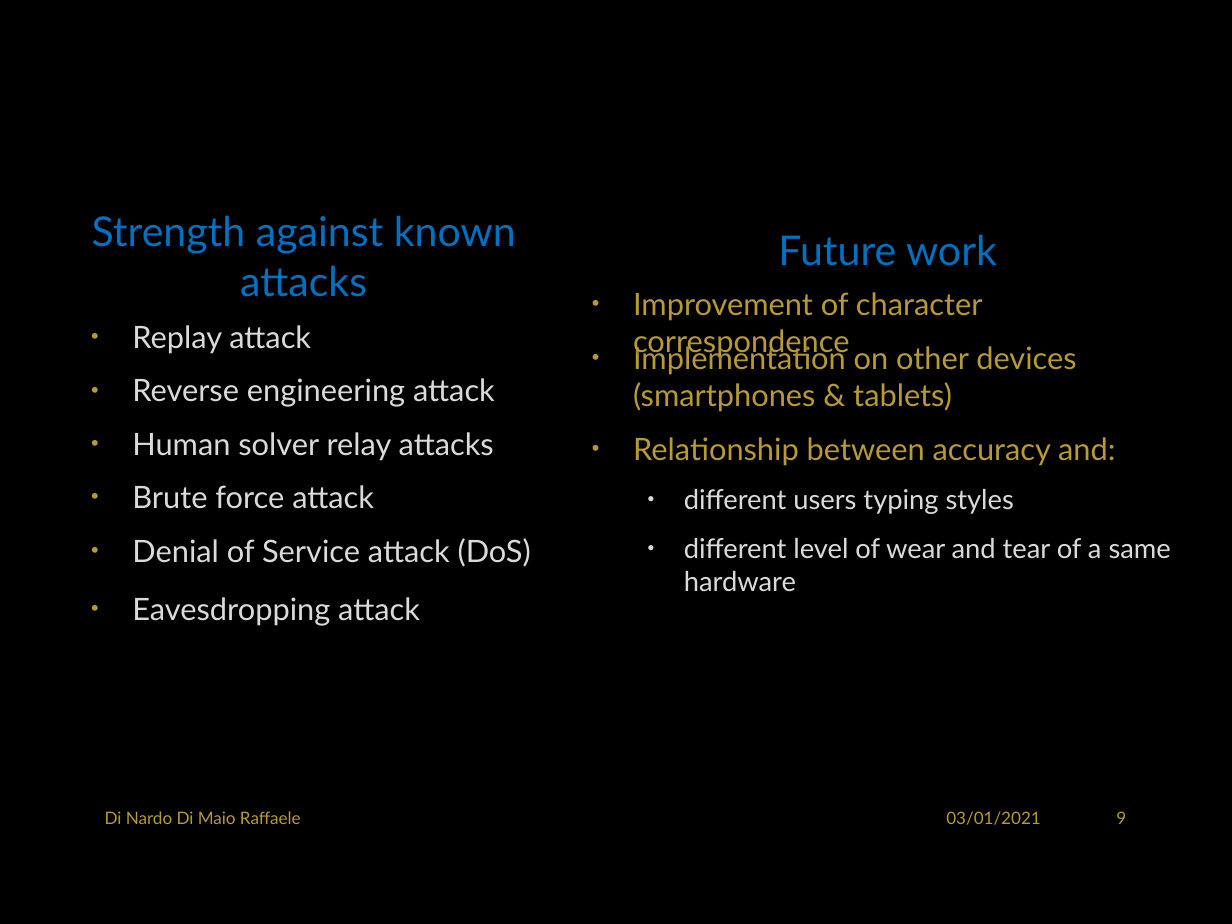
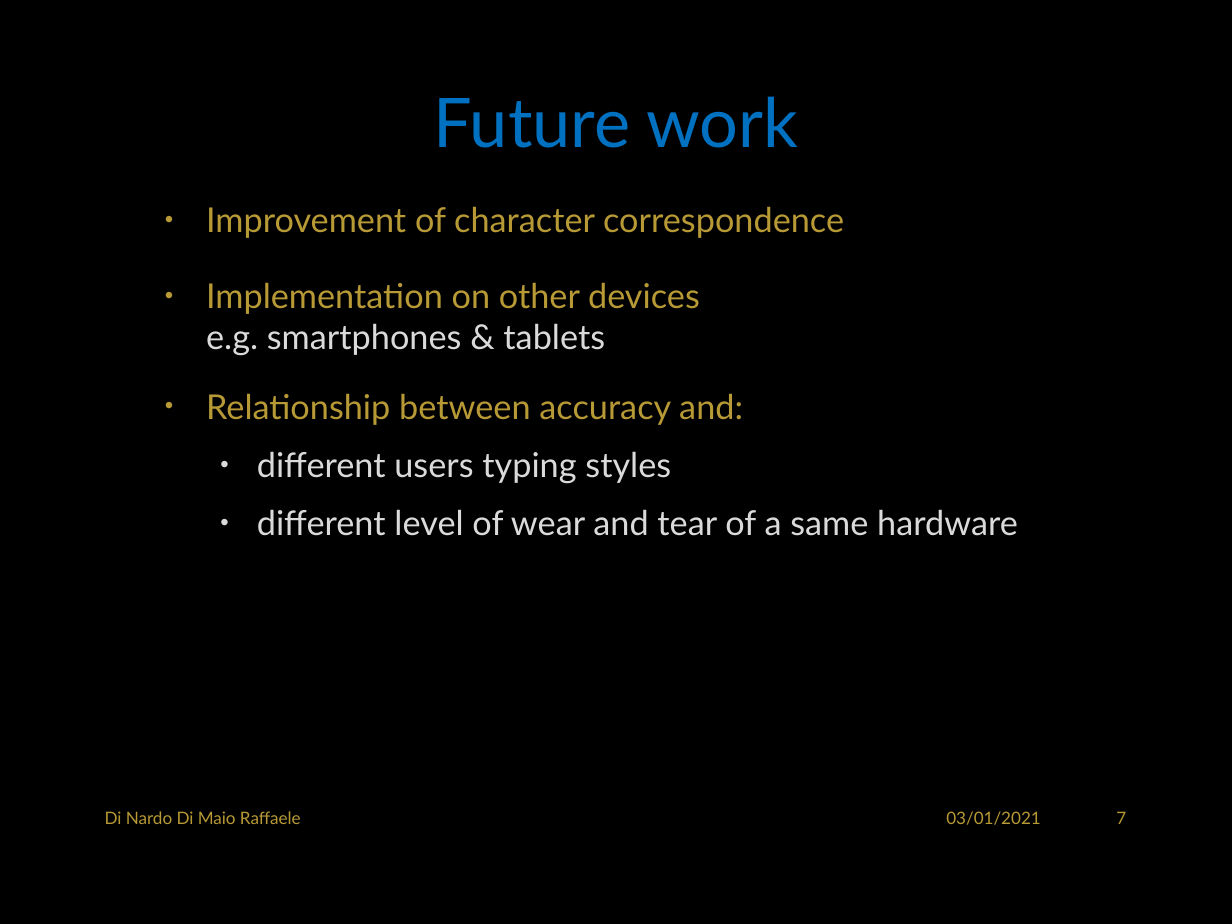
Before and after one commit to RaffaDNDM/AcCAPPCHA, a slide deck: slide 8 of Thesis/AcCAPPCHA.pptx (slide 10 before the commit). Drawn at 1232x924 pixels with LibreOffice and Linux fonts; fonts in the diff are those of the drawing; background and template pictures are left out. Boxes give left, top, right and bottom in pixels: in the first picture for what was removed or moved away, otherwise in the second. Text is boxed around its words. In the diff, an @@ line names an element or a change of style, - is before the commit and + after.

```diff
--- a/Thesis/AcCAPPCHA.pptx
+++ b/Thesis/AcCAPPCHA.pptx
@@ title "Future work": place and size @@
-title "Future work" at (778, 234, 997, 266)
+title "Future work" at (434, 96, 798, 148)
@@ title "Future work" at (434, 96, 798, 148): size 24 to 40 pt @@
@@ text "Improvement of character correspondence": place and size @@
-text "Improvement of character correspondence" at (633, 292, 983, 358)
+text "Improvement of character correspondence" at (206, 206, 844, 238)
@@ text "Improvement of character correspondence" at (206, 206, 844, 238): size 18 to 20 pt @@
@@ text removed at (92, 215, 516, 297) @@
-Strength against known attacks
@@ text at (206, 282, 700, 356): text changed; size 18 to 20 pt @@
-• Implementation on other devices (smartphones & tablets)
+• Implementation on other devices e.g. smartphones & tablets
@@ text removed at (132, 325, 531, 567) @@
-• Replay attack
-• Reverse engineering attack
-• Human solver relay attacks
-• Brute force attack
-• Denial of Service attack (DoS)
@@ text "Relationship between accuracy and:": place and size @@
-text "Relationship between accuracy and:" at (633, 437, 1171, 592)
+text "Relationship between accuracy and:" at (206, 393, 1018, 536)
@@ text "Relationship between accuracy and:" at (206, 393, 1018, 536): size 18 to 20 pt in "Relationship between accuracy and:"; size 16 to 20 pt in "different users typing styles", "different level of wear and tear of ..." @@
@@ text removed at (132, 597, 420, 626) @@
-• Eavesdropping attack
@@ page number at (1116, 811, 1126, 824): text changed @@
-9
+7
```
Also in this commit, not shown: 4 other slides changed, 1 slide added.
